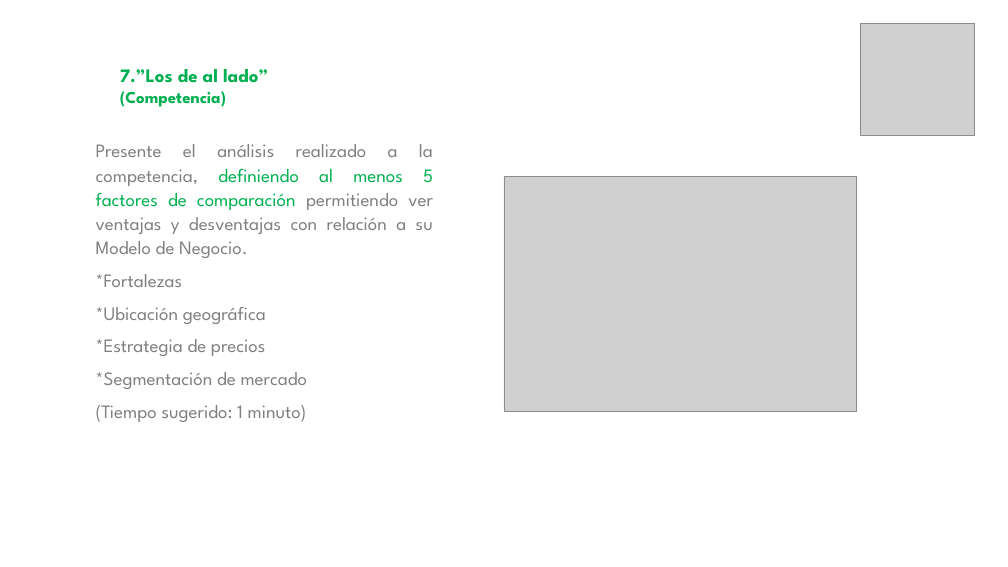
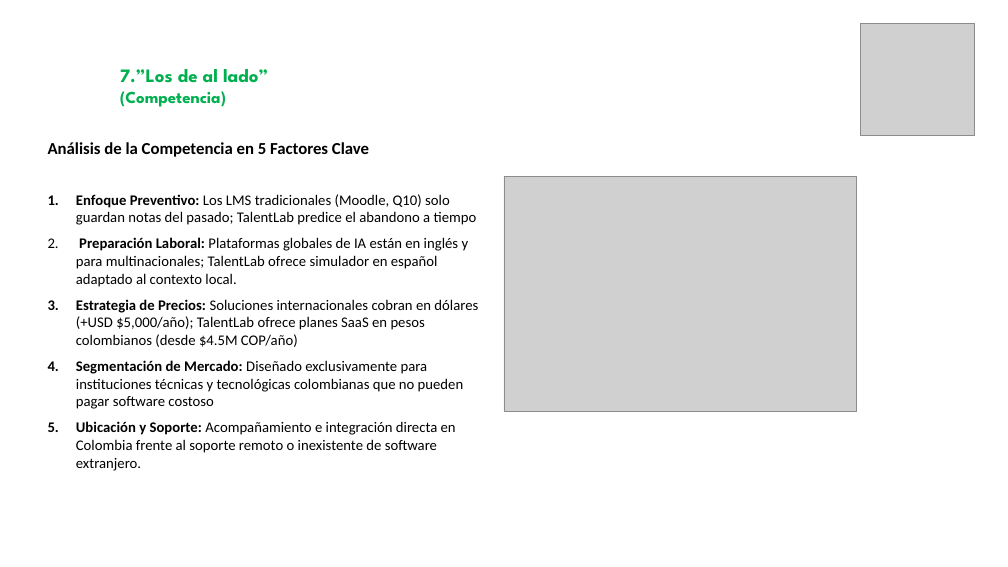
Before and after one commit to DIEGOTAPIA-S/Talentlab, a slide deck: slide 8 of PITCH PRESENTACIÓN FINAL_PRE_FILL_BACKUP.pptx. Drawn at 1008x567 pixels with LibreOffice and Linux fonts; fonts in the diff are those of the drawing; grey boxes stand for pictures. Boxes give left, top, right and bottom in pixels: in the first picture for what was removed or moved away, otherwise in the second. Text is boxed around its words. In the diff, an @@ line names an element or a change of style, - is before the commit and + after.

```diff
--- a/PITCH PRESENTACIÓN FINAL_PRE_FILL_BACKUP.pptx
+++ b/PITCH PRESENTACIÓN FINAL_PRE_FILL_BACKUP.pptx
@@ text at bbox=[48, 142, 478, 471]: text changed; size 18 to 14 pt; font League Spartan to Calibri; text colour #808080 to #000000 @@
-Presente el análisis realizado a la competencia, definiendo al menos 5 factores de comparación permitiendo ver ventajas y desventajas con relación a su Modelo de Negocio.
-*Fortalezas
-*Ubicación geográfica
-*Estrategia de precios
-*Segmentación de mercado
-(Tiempo sugerido: 1 minuto)
+Análisis de la Competencia en 5 Factores Clave
+1. Enfoque Preventivo: Los LMS tradicionales (Moodle, Q10) solo guardan notas del pasado; TalentLab predice el abandono a tiempo
+2. Preparación Laboral: Plataformas globales de IA están en inglés y para multinacionales; TalentLab ofrece simulador en español adaptado al contexto local.
+3. Estrategia de Precios: Soluciones internacionales cobran en dólares (+USD $5,000/año); TalentLab ofrece planes SaaS en pesos colombianos (desde $4.5M COP/año)
+4. Segmentación de Mercado: Diseñado exclusivamente para instituciones técnicas y tecnológicas colombianas que no pueden pagar software costoso
+5. Ubicación y Soporte: Acompañamiento e integración directa en Colombia frente al soporte remoto o inexistente de software extranjero.
```
Also in this commit, not shown: 2 other slides changed, 7 slides added, 7 slides removed, 15 other files.
